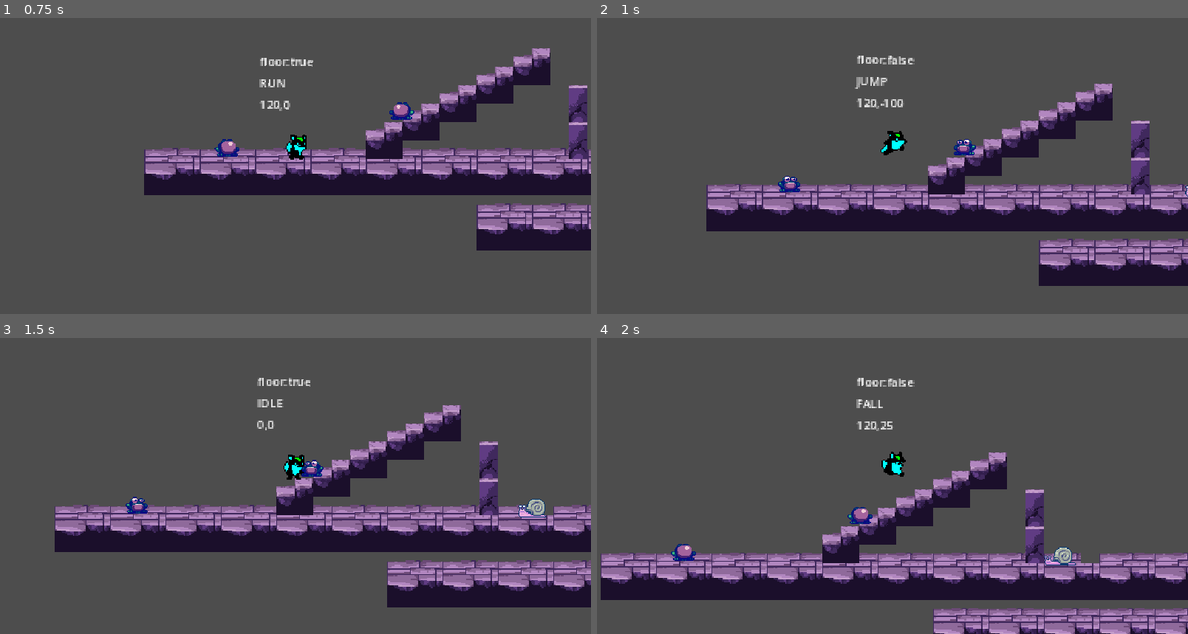
Above: before the commit, frames 1-4 (two rows, left to right).
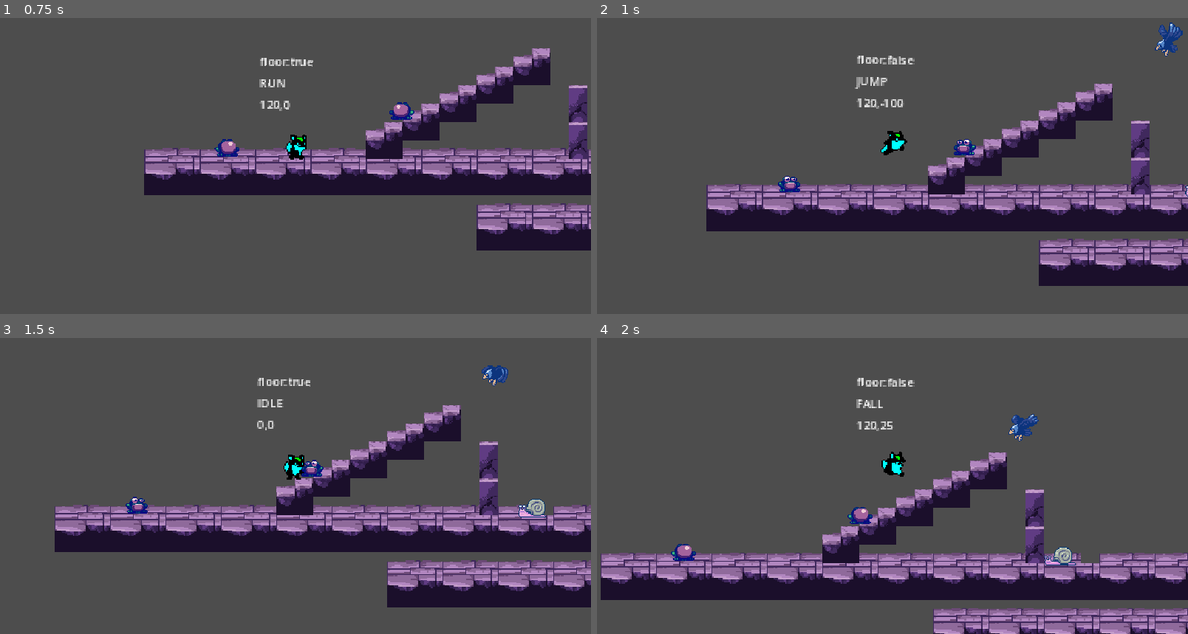
Above: after the commit, the same moments.

Repository: eugencic/PookieGame
Game: Godot game, scene res://level_base/level_base.tscn
Same seed, same stepped clock (60 frames per second), same inputs: the game is played once before the commit and once after it. The project has no main scene, so this scene is started directly.
Inputs:
- Up to frame 1 (0.75 s): hold D (right) from 0.53 s (still down)
- Up to frame 2 (1 s): keep holding D (right); tap Space (jump) at 0.77 s
- Up to frame 3 (1.5 s): keep holding D (right)
- Up to frame 4 (2 s): keep holding D (right); tap Space (jump) at 1.52 s

Frame 1 is identical in both runs. In frame 2, 0.3% of the frame differs, in the area x 94-100%, y 1-13%; in frame 3, 0.2%; in frame 4, 0.3%.

Commit message:
create eagle and add eagle movement

Diff:
--- /dev/null
+++ b/enemies/eagle/eagle.gd
@@ -0,0 +1,34 @@
+extends EnemyBase
+
+@onready var animated_sprite_2d = $AnimatedSprite2D
+@onready var player_detector = $PlayerDetector
+@onready var direction_timer = $DirectionTimer
+
+const FLY_SPEED: Vector2 = Vector2(35, 15)
+
+var _fly_direction: Vector2 = Vector2.ZERO
+
+# Called every frame. 'delta' is the elapsed time since the previous frame.
+func _physics_process(delta):
+	super._physics_process(delta)
+	velocity = _fly_direction
+	move_and_slide()
+
+func set_and_flip() -> void:
+	var x_dir = sign(_player_ref.global_position.x - global_position.x)
+	if x_dir > 0:
+		animated_sprite_2d.flip_h = true
+	else:
+		animated_sprite_2d.flip_h = false
+	_fly_direction = Vector2(x_dir, 1) * FLY_SPEED
+
+func fly_to_player() -> void:
+	set_and_flip()
+	direction_timer.start()
+
+func _on_visible_on_screen_notifier_2d_screen_entered():
+	animated_sprite_2d.play("fly")
+	fly_to_player()
+
+func _on_direction_timer_timeout():
+	fly_to_player()
--- /dev/null
+++ b/enemies/eagle/eagle.tscn
@@ -0,0 +1,66 @@
+[gd_scene load_steps=10 format=3 uid="uid://b8uohr4s8k63c"]
+
+[ext_resource type="PackedScene" uid="uid://swbapeehbuj5" path="res://enemies/enemy_base/enemy_base.tscn" id="1_xy70f"]
+[ext_resource type="Script" path="res://enemies/eagle/eagle.gd" id="2_db58k"]
+[ext_resource type="Texture2D" uid="uid://dkw0l7uttoti7" path="res://assets/enemies/eagle/eagle.png" id="2_ri3pg"]
+
+[sub_resource type="AtlasTexture" id="AtlasTexture_6h7bn"]
+atlas = ExtResource("2_ri3pg")
+region = Rect2(0, 0, 40, 41)
+
+[sub_resource type="AtlasTexture" id="AtlasTexture_onohy"]
+atlas = ExtResource("2_ri3pg")
+region = Rect2(40, 0, 40, 41)
+
+[sub_resource type="AtlasTexture" id="AtlasTexture_8u10o"]
+atlas = ExtResource("2_ri3pg")
+region = Rect2(80, 0, 40, 41)
+
+[sub_resource type="AtlasTexture" id="AtlasTexture_un4ht"]
+atlas = ExtResource("2_ri3pg")
+region = Rect2(120, 0, 40, 41)
+
+[sub_resource type="SpriteFrames" id="SpriteFrames_a0gsx"]
+animations = [{
+"frames": [{
+"duration": 1.0,
+"texture": SubResource("AtlasTexture_6h7bn")
+}, {
+"duration": 1.0,
+"texture": SubResource("AtlasTexture_onohy")
+}, {
+"duration": 1.0,
+"texture": SubResource("AtlasTexture_8u10o")
+}, {
+"duration": 1.0,
+"texture": SubResource("AtlasTexture_un4ht")
+}],
+"loop": true,
+"name": &"fly",
+"speed": 5.0
+}]
+
+[sub_resource type="CircleShape2D" id="CircleShape2D_koc66"]
+radius = 7.07107
+
+[node name="Eagle" instance=ExtResource("1_xy70f")]
+collision_layer = 0
+collision_mask = 0
+script = ExtResource("2_db58k")
+
+[node name="AnimatedSprite2D" parent="." index="1"]
+scale = Vector2(0.75, 0.75)
+sprite_frames = SubResource("SpriteFrames_a0gsx")
+animation = &"fly"
+
+[node name="CollisionShape2D" type="CollisionShape2D" parent="." index="2"]
+position = Vector2(-1, 2)
+shape = SubResource("CircleShape2D_koc66")
+
+[node name="PlayerDetector" type="RayCast2D" parent="." index="3"]
+target_position = Vector2(0, 200)
+
+[node name="DirectionTimer" type="Timer" parent="." index="4"]
+wait_time = 3.0
+
+[connection signal="timeout" from="DirectionTimer" to="." method="_on_direction_timer_timeout"]
--- a/level_base/level_base.tscn
+++ b/level_base/level_base.tscn
@@ -8,6 +8,7 @@
 [ext_resource type="Texture2D" uid="uid://gy6xg3r6jt08" path="res://assets/tiles/ChurchTileset.png" id="4_kkgir"]
 [ext_resource type="PackedScene" uid="uid://bfrut6uvfw7rj" path="res://enemies/snail/snail.tscn" id="6_ecb36"]
 [ext_resource type="PackedScene" uid="uid://bf123tyld22sd" path="res://enemies/frog/frog.tscn" id="8_r631y"]
+[ext_resource type="PackedScene" uid="uid://b8uohr4s8k63c" path="res://enemies/eagle/eagle.tscn" id="9_2cj3f"]
 
 [sub_resource type="TileSetAtlasSource" id="TileSetAtlasSource_s2vlm"]
 texture = ExtResource("1_rsl5b")
@@ -1044,3 +1045,9 @@
 
 [node name="Frog3" parent="." instance=ExtResource("8_r631y")]
 position = Vector2(52, 155)
+
+[node name="Eagle" parent="." instance=ExtResource("9_2cj3f")]
+position = Vector2(388, 35)
+
+[node name="Eagle2" parent="." instance=ExtResource("9_2cj3f")]
+position = Vector2(471, -100)
Binary file removed: assets/enemies/eagle/eagle-attack.png
Renamed: assets/enemies/eagle/eagle-attack.png.import -> assets/enemies/eagle/eagle.import
Binary file added: assets/enemies/eagle/eagle.png
Not shown, added: assets/enemies/eagle/eagle.png.import
Not shown: 1 places in level_base/level_base.tscn that only renumber resources
